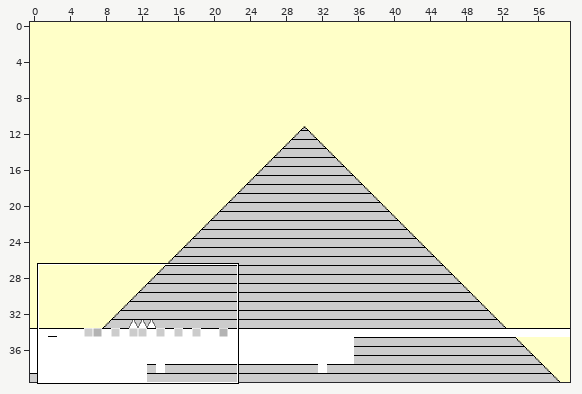
Two versions of a level (Tiled map, KoboldKit/PlatformerDemo/Resources/Demo/DemoLevel01_Steffen.tmx). The picture above shows the old version from afar; the outline marks the close-up.
Close-up. The starting point:
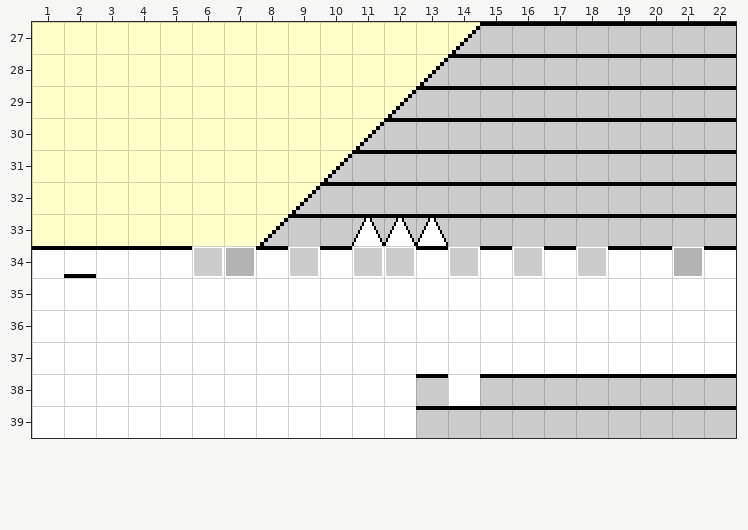
Cells are 16x16 px. Shown: x 1..22, y 27..39. The commit also changed other parts of the map, which this record leaves out.
After the commit:
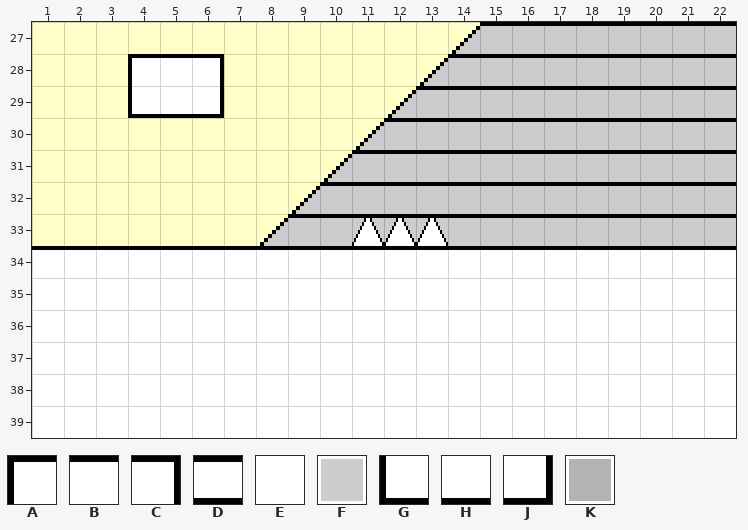
Key: from "Tileset_Geometry_16x16": A 0, B 1, C 2, D 5, E 8, F 13, G 14, H 15, J 16, K 20.
_ is an empty cell.
Change:
Layer "mainlayer":
y 28: x 4..6 ___ -> ABC
y 29: x 4..6 ___ -> GHJ
y 34: x 2 D -> B; x 6..7 FK -> BB; x 9 F -> B; x 11..12 FF -> BB; x 14 F -> B; x 16 F -> B; x 18 F -> B; x 21 K -> B
y 38: x 13 _ -> E; x 15..22 ________ -> EEEEEEEE
y 39: x 13..22 __________ -> EEEEEEEEEE
